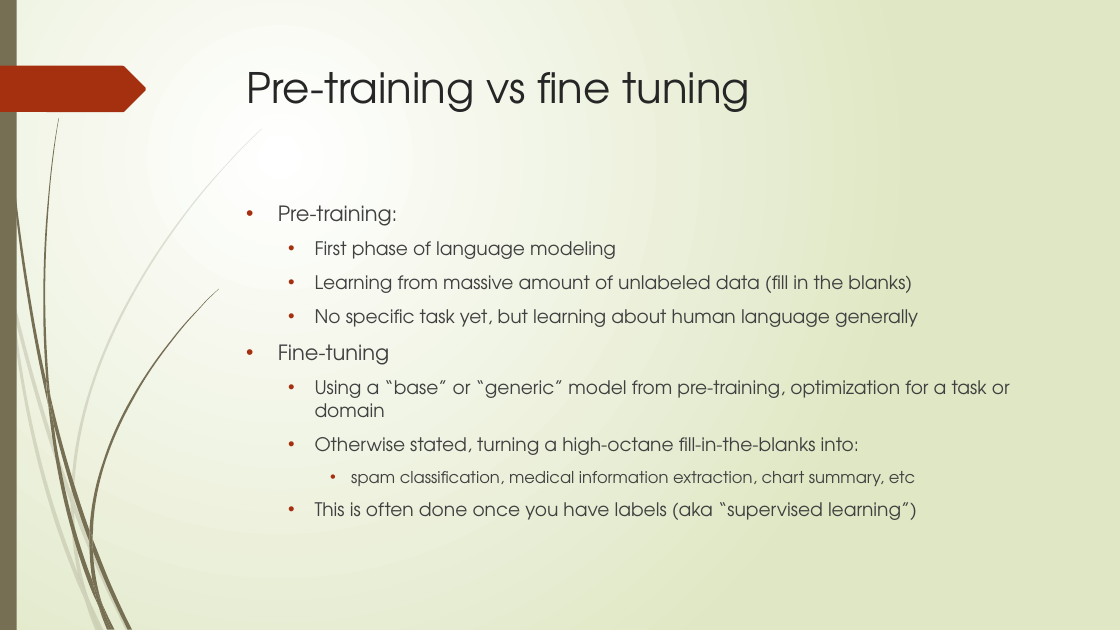
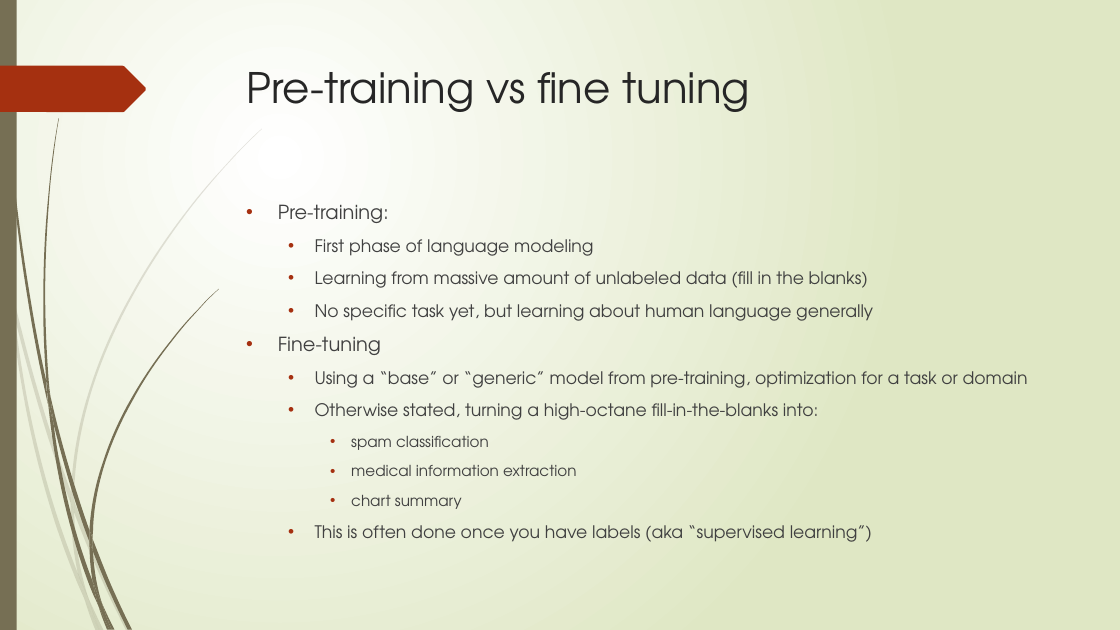
Before and after one commit to abchapman93/DELPHI_Intro_to_NLP_Spring_2024, a slide deck: slide 18 of slides/2024_Delphi_NLP_with_ML_Part_1.pptx. Drawn at 1120x630 pixels with LibreOffice and Linux fonts; fonts in the diff are those of the drawing. Boxes give left, top, right and bottom in pixels: in the first picture for what was removed or moved away, otherwise in the second. Text is boxed around its words. In the diff, an @@ line names an element or a change of style, - is before the commit and + after.

```diff
--- a/slides/2024_Delphi_NLP_with_ML_Part_1.pptx
+++ b/slides/2024_Delphi_NLP_with_ML_Part_1.pptx
@@ text at bbox=[278, 204, 1028, 542]: size 18 to 16.6 pt in "Pre-training:", "Fine-tuning"; size 16 to 14.8 pt in "First phase of language modeling", "Learning from massive amount of unlabeled data ...", "No specific task yet, but learning about ...", "Using a “base” or “generic” model from ..." and 2 more places @@
@@ text at bbox=[351, 436, 576, 509]: text changed; size 14 to 12.9 pt @@
-    • spam classification, medical information extraction, chart summary, etc
+    • spam classification
+    • medical information extraction
+    • chart summary
```
Also in this commit, not shown: 5 other slides changed.
